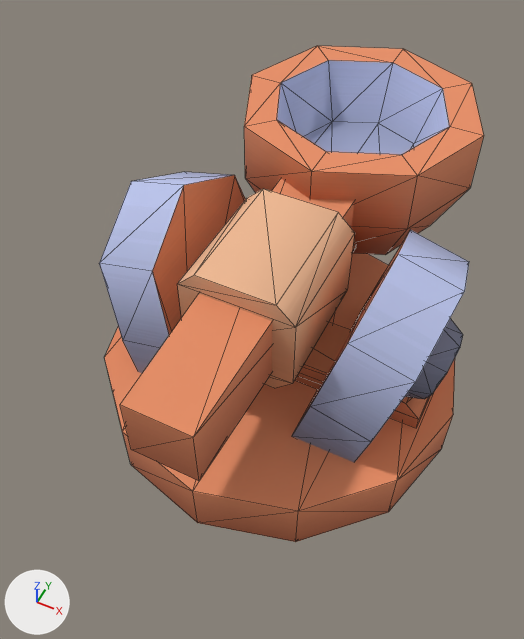
An edit to the glTF model kenney_tower-defense-kit/Models/weapon-catapult.glb, drawn before and after from the same camera.
Rendered twice from a 50 mm camera at (0.322, -0.72, 1.107) aimed at (-0.027, -0.021, 0.234). The lights are fixed; the arrows at lower left show +X, +Y and +Z. Mesh edges are drawn as thin lines. Where no turn or scale is listed for an object, it has been applied to the vertices.

Objects in the first picture: 'catapult', 'weapon-catapult'.
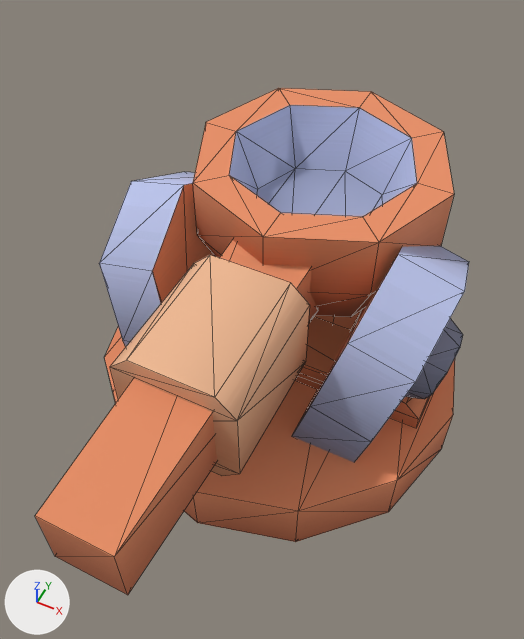
The newer file is also rescaled (x3.0) as a whole; pictures and numbers use the older file's frame.

The change, as a list of edits to the scene's bpy script:
```text
Add me_catapult_001:
    me_catapult_001.from_pydata(...)  # 64 vertices, 116 faces; spans x -0.2..0.2, y -0.509..0.328, z 0.262..0.462
    me_catapult_001.materials.append(mat_colormap)  # picture img_colormap
Remove ob_catapult:
    ob_catapult = bpy.data.objects.new('catapult', me_catapult)
    ob_catapult.location = (0.0, -0.032, 0.362)
Add ob_weapon_catapult_001:
    ob_weapon_catapult_001 = bpy.data.objects.new('weapon-catapult.001', me_catapult_001)
    ob_weapon_catapult_001.location = (0.0, 0.0, 0.0)
```

Where the change shows, as pixel boxes [x1, y1, x2, y2] in the pictures (524 x 639 px):
'weapon-catapult.001', added (orange): after [35, 88, 454, 595]
'catapult', deleted (orange): before [120, 46, 484, 481]
